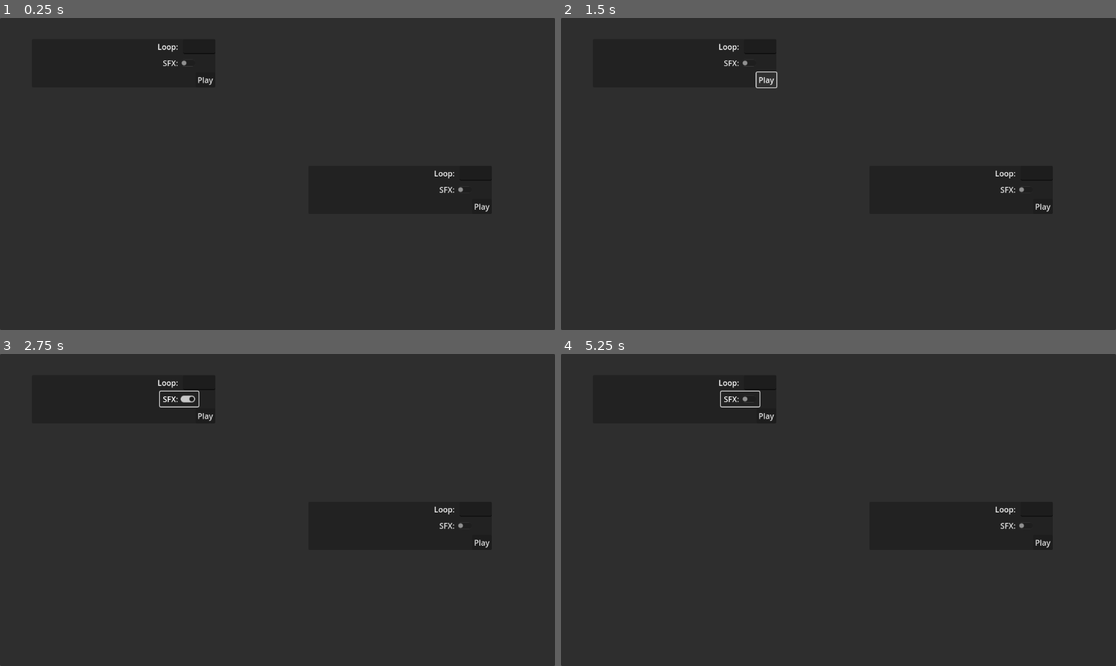
Above: before the commit, frames 1-4 (two rows, left to right).
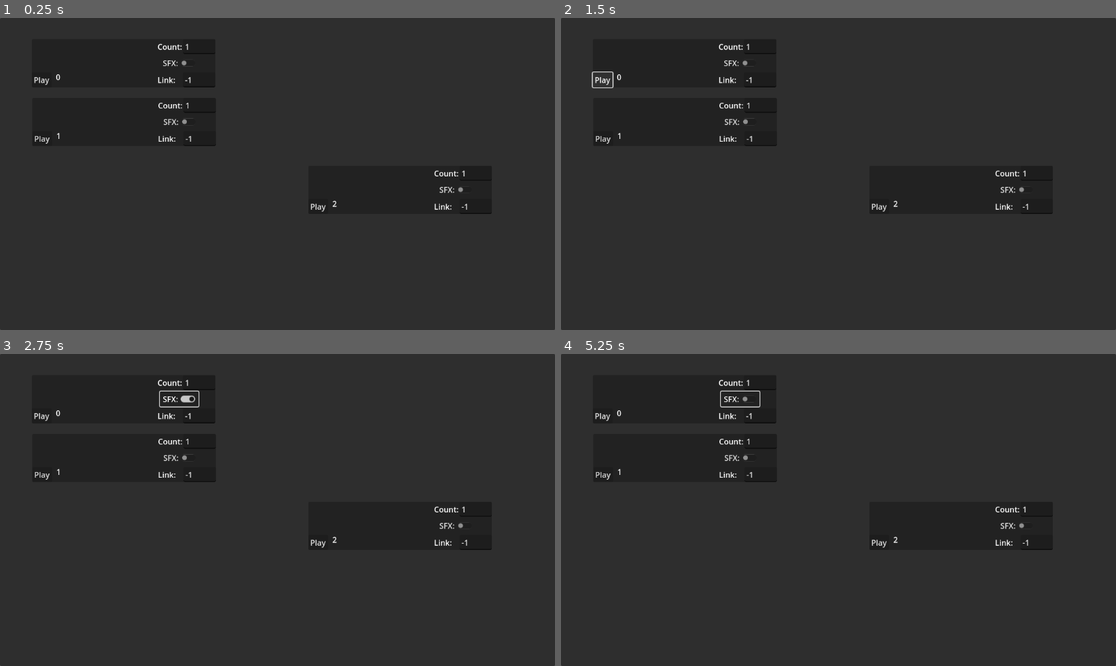
Above: after the commit, the same moments.

Repository: vaiavgm/DnDImmersiveAudio
Game: Godot game, scene res://Main.tscn
Two runs of this game, one before a commit and one after it. Both use one fixed random seed, a clock stepped at 60 frames per second and the inputs below.
Inputs (mouse positions are in pixels of both pictures, inside the frame that each line leads up to):
- Up to frame 1 (0.25 s): no input
- Up to frame 2 (1.5 s): click "Play" at 0.5 s; click "Play" at 1.25 s
- Up to frame 3 (2.75 s): click "SFX:" at 2 s
- Up to frame 4 (5.25 s): click "SFX:" at 2.75 s; click "Play" at 3.5 s; click "SFX:" at 4.25 s; tap Enter at 5 s; move the mouse to (960, 494) at 5.02 s

The runs differ from the first frame. In frame 1, 0.5% of the frame differs, in the area x 6-89%, y 8-63%; in frame 2, 0.7%, in the area x 5-89%, y 8-63%; in frame 3, 0.5%; in frame 4, 0.5%.

Commit message:
added de/serialization

Diff:
--- a/AudioControlNode.gd
+++ b/AudioControlNode.gd
@@ -1,11 +1,90 @@
-extends Node
+extends Control
 
-@onready var loop_txt: LineEdit = $LoopTxt
-@onready var loop_lbl: Label = $LoopTxt/LoopLbl
-@onready var trackname_lbl: Label = $TracknameLbl
-@onready var is_sfx_button: CheckButton = $IsSFXButton
+class_name AudioControlNode
 
-@export var file_path: String
+const AUDIO_CONTROL_NODE = preload("res://AudioControlNode.tscn")
+
+@onready var loop_txt: LineEdit = $Panel/LoopTxt
+@onready var track_id_lbl: Label = $Panel/TrackIDLbl
+
+@onready var trackname_lbl: Label = $Panel/TracknameLbl
+@onready var is_sfx_button: CheckButton = $Panel/IsSFXButton
+@onready var link_txt: LineEdit = $Panel/LinkTxt
+
+@export var file_path: String = ""
+@export var id: int
+@export var loop_count: int = 1
+@export var link_to: int = -1
+@export var is_sfx: bool = false
+
+
+static var next_id: int
+
+
+
+func serialize() -> Dictionary:
+	var result: Dictionary = {}
+	result["file_path"] = file_path
+	result["id"] = id
+	result["loop_count"] = int(loop_txt.text)
+	result["link_to"] = int(link_txt.text)
+	result["is_sfx"] = is_sfx_button.button_pressed
+	return result
+
+
+static func serialize_array(data: Array[AudioControlNode]) -> Array[Dictionary]:
+	var result: Array[Dictionary] = []
+	for datum: AudioControlNode in data:
+		result.push_back(datum.serialize())
+
+	return result
+
+
+static func deserialize_array(data: Variant) -> Array[AudioControlNode]:
+	var result: Array[AudioControlNode] = []
+
+	for datum: Dictionary in data as Array[Dictionary]:
+		result.push_back(deserialize(datum))
+
+	return result
+
+
+static func deserialize(data: Dictionary) -> AudioControlNode:
+	var result: AudioControlNode = AUDIO_CONTROL_NODE.instantiate()
+	if data.is_empty():
+		printerr("Could not deserialize DialogueEditorNode!")
+		return result
+
+	#var result := AudioControlNode.new()
+	result.file_path = data["file_path"] if data.has("file_path") else ""
+	result.id = data["id"] if data.has("id") else 0
+	result.loop_count = data["loop_count"] if data.has("loop_count") else 1
+	result.link_to = data["link_to"] if data.has("link_to") else -1
+	result.is_sfx = data["is_sfx"] if data.has("is_sfx") else false
+	return result
+
+
+func _ready() -> void:
+	id = next_id
+	track_id_lbl.text = str(id)
+	next_id += 1
+	#link_txt.text = str(-1)
+	#loop_txt.text = str(1)
+	Signals.UPDATE_UI_SIGNAL.connect(_update_ui)
+	_update_ui()
+
+func _update_ui() -> void:
+	var filename_split: PackedStringArray = file_path.split("\\")
+	var filename: String = filename_split[filename_split.size() - 1]
+	trackname_lbl.text = filename
+
+	track_id_lbl.text = str(id)
+
+	loop_txt.text = str(loop_count)
+
+	link_txt.text = str(link_to)
+
+	is_sfx_button.button_pressed = is_sfx
 
 func _on_mouse_entered() -> void:
 
@@ -22,23 +101,14 @@
 	trackname_lbl.text = filename
 
 
+func _on_play_button_pressed() -> void:
+	var test := serialize()
+	printerr(test)
 
-func _on_play_button_pressed() -> void:
 	if file_path.is_empty(): return ## early exit
 
-	var playback_mode := AudioPlayer.PlaybackMode.PLAY_GODOT_DEFAULT
-
-	var loop_count := int(loop_txt.text)
-	print_debug(loop_count)
-
-	if loop_count == 0:
-		playback_mode = AudioPlayer.PlaybackMode.PLAY_ONCE
-	elif loop_count > 0:
-		playback_mode = AudioPlayer.PlaybackMode.PLAY_LOOPED
-	else:
-		playback_mode = AudioPlayer.PlaybackMode.PLAY_GODOT_DEFAULT
-
-	if is_sfx_button.toggled:
+	if is_sfx_button.button_pressed:
 		AudioPlayer.play_sfx_from_filename(file_path)
 	else:
-		AudioPlayer.play_bgm_from_filename(file_path, playback_mode)
+		## only update playlist when clicking a BGM sound, not for SFX
+		Signals.CREATE_PLAYLIST_SIGNAL.emit(id)
--- a/AudioControlNode.tscn
+++ b/AudioControlNode.tscn
@@ -8,24 +8,21 @@
 anchor_bottom = 0.182
 offset_right = -165.888
 offset_bottom = -117.936
+script = ExtResource("1_o146d")
 
 [node name="Panel" type="Panel" parent="."]
 custom_minimum_size = Vector2(100, 100)
 layout_mode = 1
 offset_right = 381.0
 offset_bottom = 100.0
-script = ExtResource("1_o146d")
 
 [node name="PlayButton" type="Button" parent="Panel"]
 layout_mode = 1
-anchors_preset = 3
-anchor_left = 1.0
+anchors_preset = 2
 anchor_top = 1.0
-anchor_right = 1.0
 anchor_bottom = 1.0
-offset_left = -41.0
 offset_top = -31.0
-grow_horizontal = 0
+offset_right = 41.0
 grow_vertical = 0
 text = "Play"
 
@@ -37,6 +34,7 @@
 offset_left = -67.0625
 offset_bottom = 31.0
 grow_horizontal = 0
+placeholder_text = "0"
 
 [node name="LoopLbl" type="Label" parent="Panel/LoopTxt"]
 layout_mode = 1
@@ -48,12 +46,49 @@
 offset_right = -5.9375
 offset_bottom = 11.5
 grow_vertical = 2
-text = "Loop: "
+text = "Count:"
+
+[node name="LinkTxt" type="LineEdit" parent="Panel"]
+layout_mode = 1
+anchors_preset = 3
+anchor_left = 1.0
+anchor_top = 1.0
+anchor_right = 1.0
+anchor_bottom = 1.0
+offset_left = -67.0625
+offset_top = -31.0
+grow_horizontal = 0
+grow_vertical = 0
+placeholder_text = "-1"
+
+[node name="LinkLbl" type="Label" parent="Panel/LinkTxt"]
+layout_mode = 1
+anchors_preset = 4
+anchor_top = 0.5
+anchor_bottom = 0.5
+offset_left = -52.9375
+offset_top = -11.5
+offset_right = -5.9375
+offset_bottom = 11.5
+grow_vertical = 2
+text = "Link:"
 
 [node name="TracknameLbl" type="Label" parent="Panel"]
 layout_mode = 0
 offset_right = 254.0
 offset_bottom = 33.0
+text = "<TRACKNAME>"
+
+[node name="TrackIDLbl" type="Label" parent="Panel"]
+layout_mode = 1
+anchors_preset = 2
+anchor_top = 1.0
+anchor_bottom = 1.0
+offset_left = 50.0
+offset_top = -33.0
+offset_right = 100.0
+grow_vertical = 0
+text = "<ID>"
 
 [node name="IsSFXButton" type="CheckButton" parent="Panel"]
 layout_mode = 0
@@ -63,5 +98,5 @@
 offset_bottom = 65.0
 text = "SFX:"
 
-[connection signal="mouse_entered" from="Panel" to="Panel" method="_on_mouse_entered"]
-[connection signal="pressed" from="Panel/PlayButton" to="Panel" method="_on_play_button_pressed"]
+[connection signal="mouse_entered" from="Panel" to="." method="_on_mouse_entered"]
+[connection signal="pressed" from="Panel/PlayButton" to="." method="_on_play_button_pressed"]
--- a/AudioPlayer/AudioPlayer.gd
+++ b/AudioPlayer/AudioPlayer.gd
@@ -35,9 +35,13 @@
 	sfx_channels = [$SFX0, $SFX1, $SFX2, $SFX3, $SFX4, $SFX5, $SFX6, $SFX7]
 	bgm_channel = $BGM
 
+	bgm_channel.finished.connect(_send_completed_signal)
+
 	LPF_tweening = Tweening.NONE
 	if BUS_INDEX_BGM > 0: LPF_effect = AudioServer.get_bus_effect(BUS_INDEX_BGM, 0)
 
+func _send_completed_signal() -> void:
+	Signals.TRACK_COMPLETED_SIGNAL.emit()
 
 func cycle_channel() -> void:
 	channel_id_to_play_on = (channel_id_to_play_on+1) % sfx_channels.size()
@@ -153,18 +157,23 @@
 			var audio_stream := AudioStreamMP3.new()
 			audio_stream.data = snd_file.get_buffer(snd_file.get_length())
 
-			if playback_mode != PlaybackMode.PLAY_GODOT_DEFAULT:
-				set_bgm_loop(playback_mode == PlaybackMode.PLAY_LOOPED)
+			if playback_mode == PlaybackMode.PLAY_LOOPED:
+				set_bgm_loop(true)
+			else:
+				set_bgm_loop(false)
+
 
 			snd_file.close()
 			play_bgm(audio_stream)
 		"ogg":
 			var audio_stream := AudioStreamOggVorbis.load_from_file(full_file_path)
-
-			if playback_mode != PlaybackMode.PLAY_GODOT_DEFAULT:
-				set_bgm_loop(playback_mode == PlaybackMode.PLAY_LOOPED)
-
-			snd_file.close()
+			if playback_mode == PlaybackMode.PLAY_LOOPED:
+				set_bgm_loop(true)
+			else:
+				set_bgm_loop(false)
+
+			snd_file.close()
+
 			play_bgm(audio_stream)
 		_:
 			printerr(".%s not supported!" % file_ending)
@@ -185,11 +194,13 @@
 	#play_bgm(audio_stream)
 
 
+
 func _restart() -> void:
 	bgm_channel.play()
 
 
 func play_bgm(bgm_to_play: Variant, volume: float = 1.0) -> void:
+	printerr("starting stream")
 	bgm_channel.stream = bgm_to_play
 	if global_bgm_volume == 0.0:
 		bgm_channel.volume_db = -80.0
@@ -204,8 +215,8 @@
 	if set_enabled:
 		if !bgm_channel.finished.is_connected(_restart):
 			bgm_channel.finished.connect(_restart)
-		if bgm_channel.finished.is_connected(stop_bgm):
-			bgm_channel.finished.disconnect(stop_bgm)
+		#if bgm_channel.finished.is_connected(stop_bgm):
+			#bgm_channel.finished.disconnect(stop_bgm)
 	else:
 		if bgm_channel.finished.is_connected(_restart):
 			bgm_channel.finished.disconnect(_restart)
--- /dev/null
+++ b/AudioPlayer/PlaylistEntry.gd
@@ -0,0 +1,21 @@
+extends Node
+
+class_name PlaylistEntry
+
+var file_path: String
+var link_to: int = -1 ## link to playlist ID
+var loop_count: int = 1
+
+static func create(_file_path: String, _link_to: int, _loop_count: int) -> PlaylistEntry:
+	var result: PlaylistEntry = PlaylistEntry.new()
+
+	result.file_path = _file_path
+	result.link_to = _link_to
+	result.loop_count = _loop_count
+
+	return result
+
+func _to_string() -> String:
+	var path_split: PackedStringArray = file_path.split("\\")
+	var short_path: String = path_split[path_split.size() - 1]
+	return "%s (x%d -> %d)" % [short_path, loop_count, link_to]
--- a/DragDropFileReader.gd
+++ b/DragDropFileReader.gd
@@ -2,12 +2,128 @@
 
 class_name DragDropFileReader
 
+
+@onready var control_nodes: Control = $UIPanel/ControlNodes
+
+
 static var last_file_path: String
+static var playlist: Dictionary ## contains PlaylistEntry objects
+
+static var current_entry: PlaylistEntry
 
 func _ready() -> void:
 	get_tree().root.files_dropped.connect(_get_dropped_files) ## TODO: actually there needs to be only one connected signal, not all boxes...
-
+	Signals.CREATE_PLAYLIST_SIGNAL.connect(generate_playlist)
+	Signals.TRACK_COMPLETED_SIGNAL.connect(_play_next_track)
 
 func _get_dropped_files(files: PackedStringArray) -> void:
 	last_file_path = files[0]
-	#print_debug(files)
+
+func generate_playlist(from_id: int) -> void:
+	playlist = {}
+	current_entry = null # potentially unsafe!
+	var current_id: int = -1
+
+	for ctl: AudioControlNode in control_nodes.get_children() as Array[AudioControlNode]:
+		current_id += 1
+		if current_id < from_id || ctl.is_sfx_button.button_pressed || ctl.file_path.is_empty():
+			continue
+
+		#for i: int in int(ctl.loop_txt.text)+1:
+		var new_entry: PlaylistEntry = PlaylistEntry.create(ctl.file_path, int(ctl.link_txt.text), int(ctl.loop_txt.text))
+		playlist[current_id] = new_entry
+		if current_entry == null:
+			current_entry = new_entry
+
+	print(playlist)
+	AudioPlayer.play_bgm_from_filename(current_entry.file_path, AudioPlayer.PlaybackMode.PLAY_ONCE)
+	current_entry.loop_count -= 1
+
+	#var test := serialize()
+	_on_save_to_json_btn_pressed("lel")
+
+	deserialize_into_editor(DragDropFileReader.load_playlist_editor_from_file("lel.json"))
+
+
+	#printerr(test)
+	# deserialize_into_editor(test)
+
+
+func _play_next_track() -> void:
+	## TODO: what if the entire playlist is done?
+	if current_entry.loop_count < 0:
+		AudioPlayer.play_bgm_from_filename(current_entry.file_path, AudioPlayer.PlaybackMode.PLAY_ONCE)
+		return
+	elif current_entry.loop_count > 0:
+		current_entry.loop_count -= 1
+		AudioPlayer.play_bgm_from_filename(current_entry.file_path, AudioPlayer.PlaybackMode.PLAY_ONCE)
+		return
+	elif current_entry.link_to != -1:
+		if !playlist.has(current_entry.link_to):
+			printerr("playlist complete, %s not available" % current_entry.link_to)
+			return
+
+
+		var temp_entry: PlaylistEntry = playlist[current_entry.link_to]
+		printerr("now playing %s [%s]" % [current_entry.link_to, temp_entry])
+		current_entry = temp_entry
+		AudioPlayer.play_bgm_from_filename(temp_entry.file_path, AudioPlayer.PlaybackMode.PLAY_ONCE)
+
+func serialize() -> Dictionary:
+	#
+	var nodes: Array[AudioControlNode] = []
+
+	for child:AudioControlNode in control_nodes.get_children() as Array[AudioControlNode]:
+		nodes.push_back(child)
+
+	return {
+		"control_nodes": AudioControlNode.serialize_array(nodes),
+		"next_id": AudioControlNode.next_id
+	}
+
+func deserialize_into_editor(data: Dictionary) -> void:
+	@warning_ignore("unsafe_method_access")
+
+	last_file_path = ""
+	playlist = {}
+	current_entry = null
+
+	for node: AudioControlNode in control_nodes.get_children() as Array[AudioControlNode]:
+		control_nodes.remove_child(node)
+		node.queue_free()
+
+	var audio_control_nodes: Array[AudioControlNode] = AudioControlNode.deserialize_array(data["control_nodes"])
+
+	for node: AudioControlNode in audio_control_nodes:
+		#var new_control_node: AudioControlNode = AUDIO_CONTROL_NODE.instantiate()
+		control_nodes.add_child(node)
+		@warning_ignore("integer_division")
+		node.position.x = node.id / 5 * 250
+		node.position.y = node.id % 5 * 200
+
+	AudioControlNode.next_id = data["next_id"]
+	Signals.UPDATE_UI_SIGNAL.emit()
+
+
+const JSON_DIALOGUE_DATA_ASSET_PATH_PREFIX = "res://Playlists/"
+
+func _on_save_to_json_btn_pressed(prefix: String) -> void:
+	var save_file_path: String = JSON_DIALOGUE_DATA_ASSET_PATH_PREFIX + prefix + ".json"#+ str(Time.get_datetime_string_from_system()) + ".json"
+	var file: FileAccess = FileAccess.open(save_file_path, FileAccess.WRITE)
+
+	var serialized: Dictionary = serialize()
+
+	file.store_string(JSON.stringify(serialized, "", false))
+	file.close()
+	print_debug("Playlist saved to: %s" % save_file_path)
+
+static func load_playlist_editor_from_file(filename: String) -> Dictionary:
+	var asset_path := JSON_DIALOGUE_DATA_ASSET_PATH_PREFIX + filename
+	if not FileAccess.file_exists(asset_path):
+		printerr("No playlist editor data found at path ["+asset_path+"]!")
+		return {}
+
+	var file := FileAccess.open(asset_path, FileAccess.READ)
+
+	var json_string := file.get_line()
+	return JSON.parse_string(json_string)
--- a/Main.tscn
+++ b/Main.tscn
@@ -20,16 +20,28 @@
 grow_horizontal = 2
 grow_vertical = 2
 
-[node name="AudioControlNode" parent="." instance=ExtResource("1_nfrna")]
+[node name="ControlNodes" type="Control" parent="UIPanel"]
+anchors_preset = 0
+offset_right = 40.0
+offset_bottom = 40.0
+
+[node name="AudioControlNode" parent="UIPanel/ControlNodes" instance=ExtResource("1_nfrna")]
 layout_mode = 1
 offset_left = 66.0
 offset_top = 44.0
-offset_right = -99.888
-offset_bottom = -73.936
+offset_right = 60.24
+offset_bottom = 36.72
 
-[node name="AudioControlNode2" parent="." instance=ExtResource("1_nfrna")]
+[node name="AudioControlNode3" parent="UIPanel/ControlNodes" instance=ExtResource("1_nfrna")]
+layout_mode = 1
+offset_left = 67.0
+offset_top = 166.0
+offset_right = 61.24
+offset_bottom = 158.72
+
+[node name="AudioControlNode2" parent="UIPanel/ControlNodes" instance=ExtResource("1_nfrna")]
 layout_mode = 1
 offset_left = 640.0
 offset_top = 307.0
-offset_right = 474.112
-offset_bottom = 189.064
+offset_right = 634.24
+offset_bottom = 299.72
--- /dev/null
+++ b/Playlists/lel.json
@@ -0,0 +1 @@
+{"control_nodes":[{"file_path":"G:\\My Drive\\TTRPGs\\DnD 5e\\Lost Mine of Phandelver\\Audio\\Disintegrate.mp3","id":0,"loop_count":1,"link_to":-1,"is_sfx":false},{"file_path":"","id":1,"loop_count":1,"link_to":-1,"is_sfx":false},{"file_path":"","id":2,"loop_count":1,"link_to":-1,"is_sfx":false}],"next_id":3}
--- /dev/null
+++ b/Signals.gd
@@ -0,0 +1,5 @@
+extends Node
+
+signal CREATE_PLAYLIST_SIGNAL(from_id: int)
+signal TRACK_COMPLETED_SIGNAL()
+signal UPDATE_UI_SIGNAL()
--- a/project.godot
+++ b/project.godot
@@ -17,6 +17,7 @@
 [autoload]
 
 AudioPlayer="*res://AudioPlayer/AudioPlayer.tscn"
+Signals="*res://Signals.gd"
 
 [debug]
 
Not shown, added: Playlists/.gitkeep
